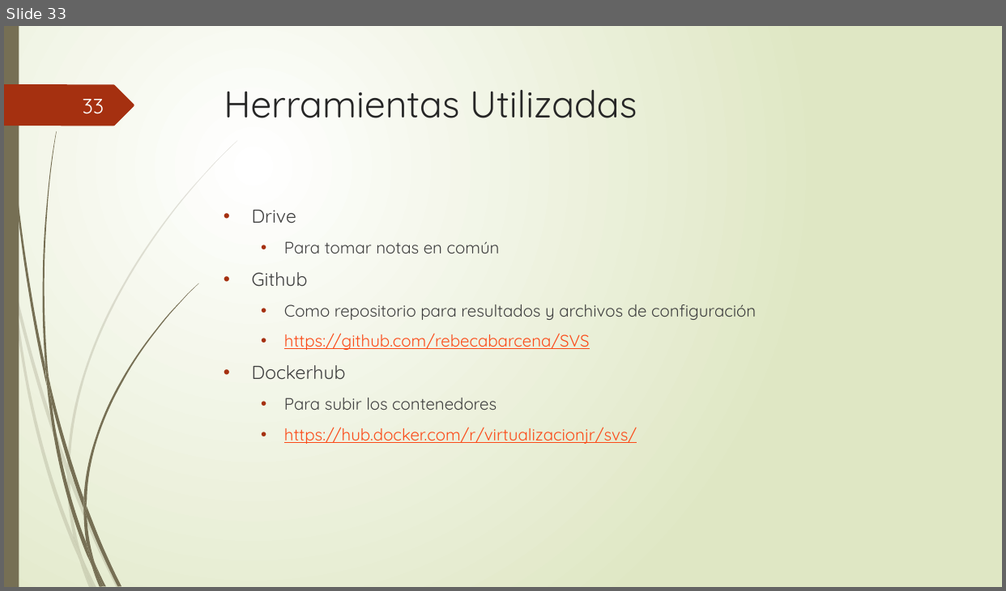
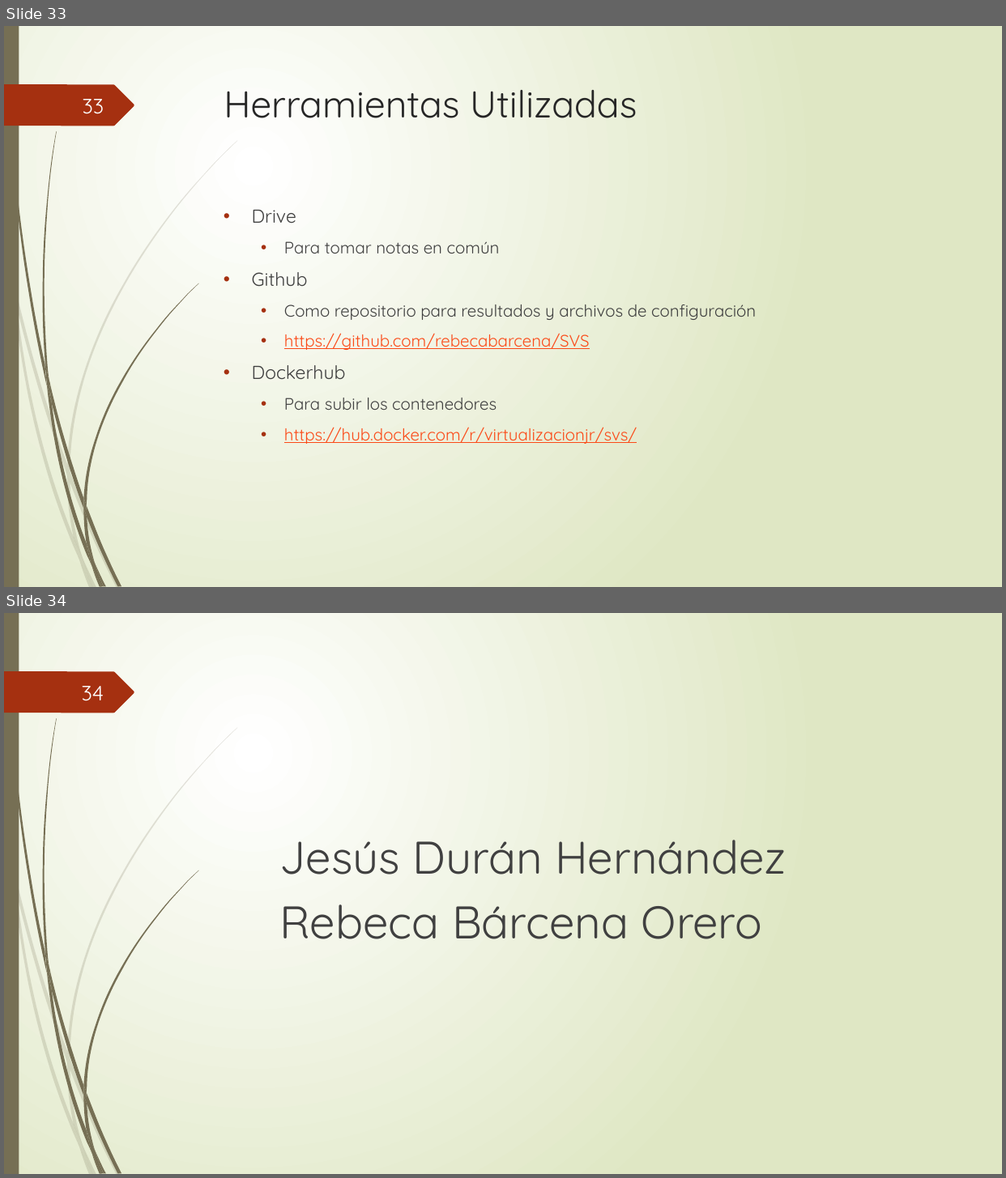
Before and after one commit to rebecabarcena/SVS, a slide deck: presentaciones/presentacion.pptx. Shown one above the other, each under a label of ours: slide 33 before the commit, slides 33 and 34 after it. The pictures are 1006x591 and 1006x1178 pixels, drawn with LibreOffice and Linux fonts; fonts in the diff are those of the drawing. Boxes give left, top, right and bottom in pixels: in the first picture for what was removed or moved away, otherwise in the second. Text is boxed around its words. In the diff, an @@ line names an element or a change of style, - is before the commit and + after.

```diff
--- a/presentaciones/presentacion.pptx
+++ b/presentaciones/presentacion.pptx
@@ slide 34 added at (4, 613, 1002, 1174), background gradient #FFFFFF to #DFE8C4; not listed: 24 template elements that a slide beside it also shows @@
@@ page number added at (82, 686, 104, 701), 20 pt, text #FEFFFF @@
+34
@@ text added at (279, 840, 786, 939), 44 pt, text #404040 @@
+Jesús Durán Hernández
+Rebeca Bárcena Orero
```
Also in this commit, not shown: 2 slides changed, 1 other file.
